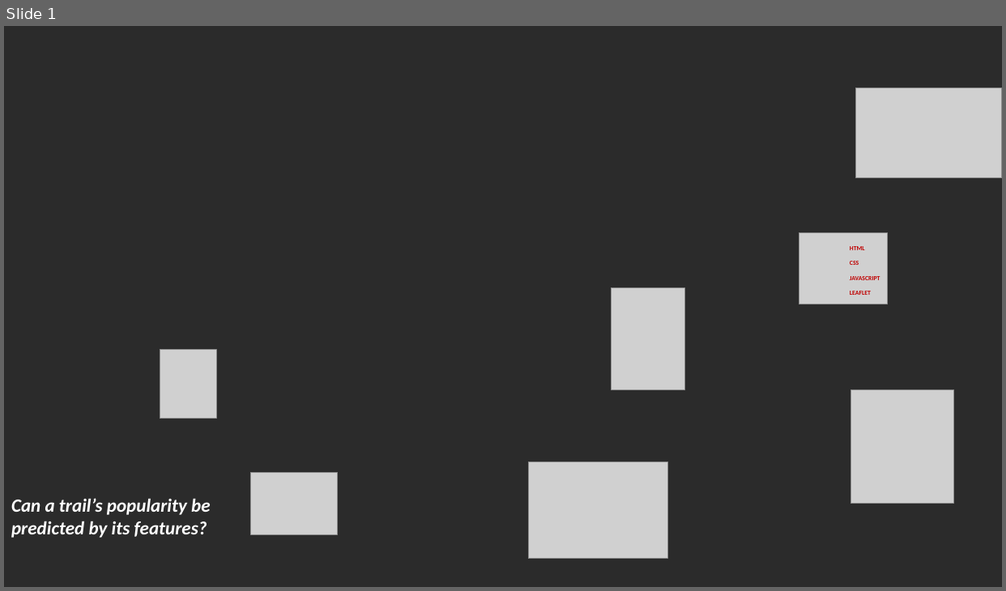
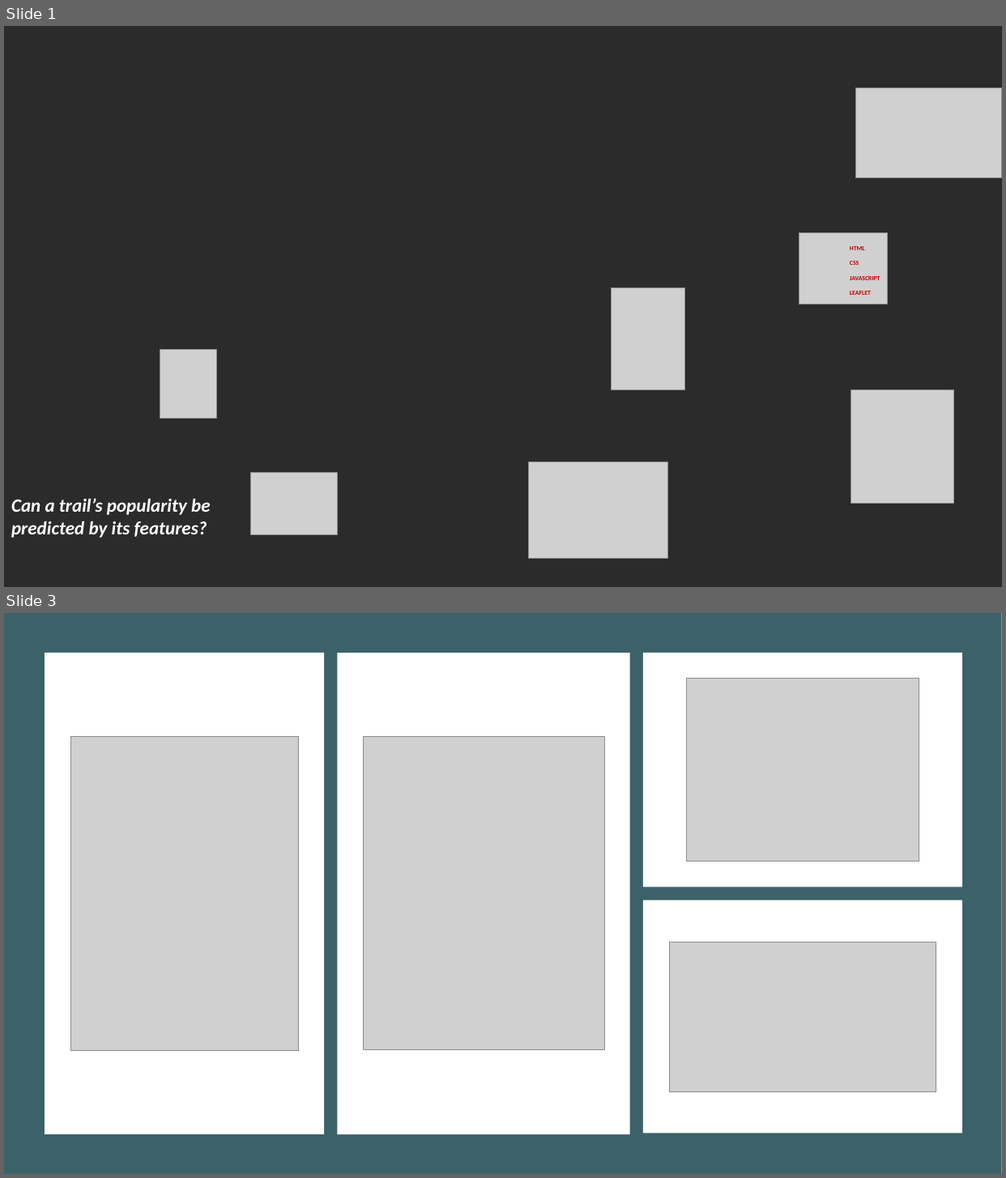
Before and after one commit to jgoeman/Jog-Your-Memory, a slide deck: Our Journey.pptx. Shown one above the other, each under a label of ours: slide 1 before the commit, slides 1 and 3 after it; the slides between them are not shown. The pictures are 1006x591 and 1006x1178 pixels, drawn with LibreOffice and Linux fonts; fonts in the diff are those of the drawing; grey boxes stand for pictures; background and template pictures are left out; a plain dark background stands for a picture behind light text. Boxes give left, top, right and bottom in pixels: in the first picture for what was removed or moved away, otherwise in the second. Text is boxed around its words. In the diff, an @@ line names an element or a change of style, - is before the commit and + after.

```diff
--- a/Our Journey.pptx
+++ b/Our Journey.pptx
@@ slide 3 added at [4,613,1002,1174], background #FFFFFF @@
@@ rectangle added at [4,613,1002,1174], fill #3B6268 @@
@@ rectangle added at [44,653,324,1135], fill #FFFFFF @@
@@ rectangle added at [337,653,630,1135], fill #FFFFFF @@
@@ rectangle added at [643,653,962,887], fill #FFFFFF @@
@@ picture added at [687,678,918,861] @@
@@ picture added at [70,736,298,1051] @@
@@ picture added at [364,737,604,1051] @@
@@ rectangle added at [643,901,962,1133], fill #FFFFFF @@
@@ picture added at [670,943,936,1093] @@
```
Also in this commit, not shown: 1 slide changed, 1 slide removed, 8 other files.
